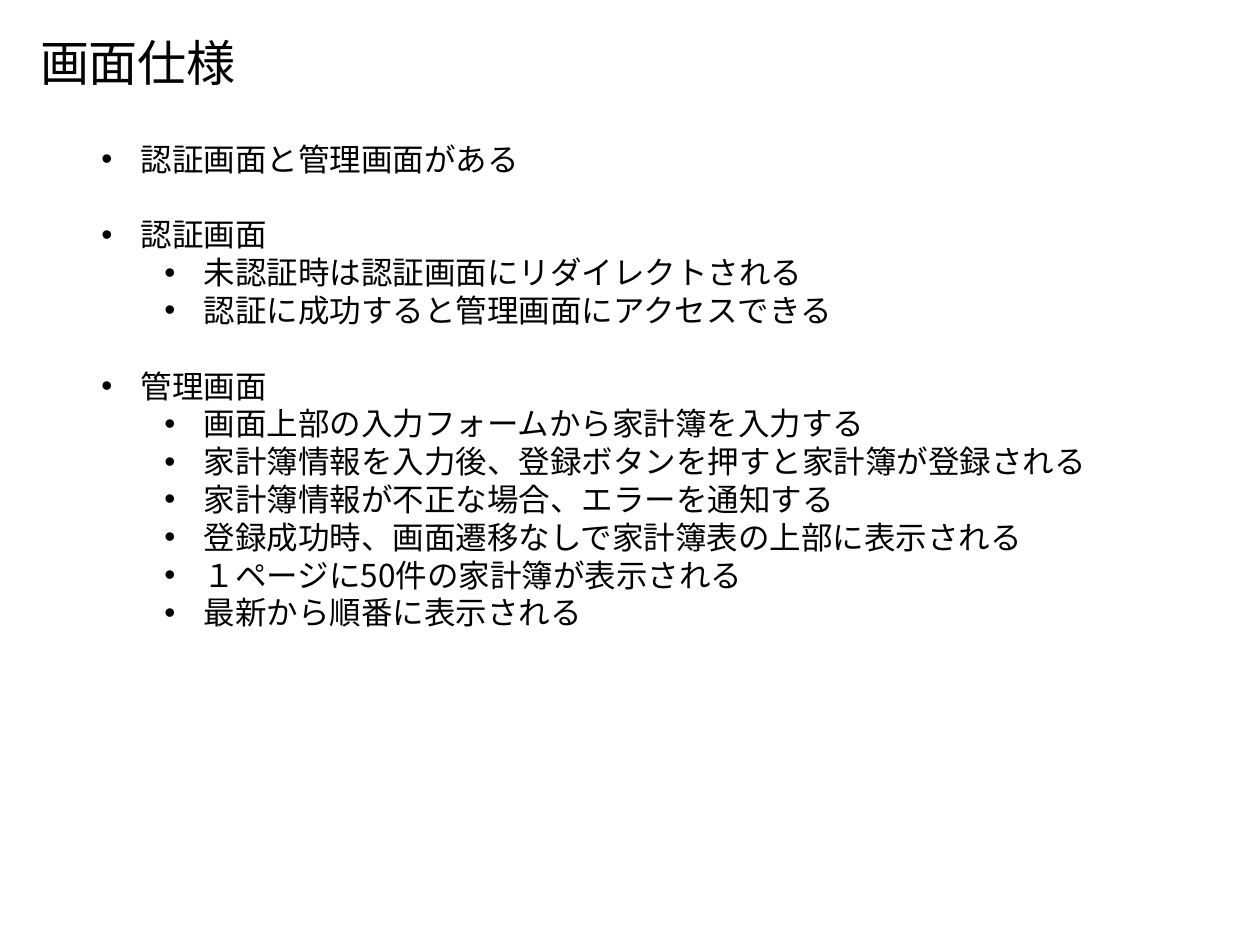
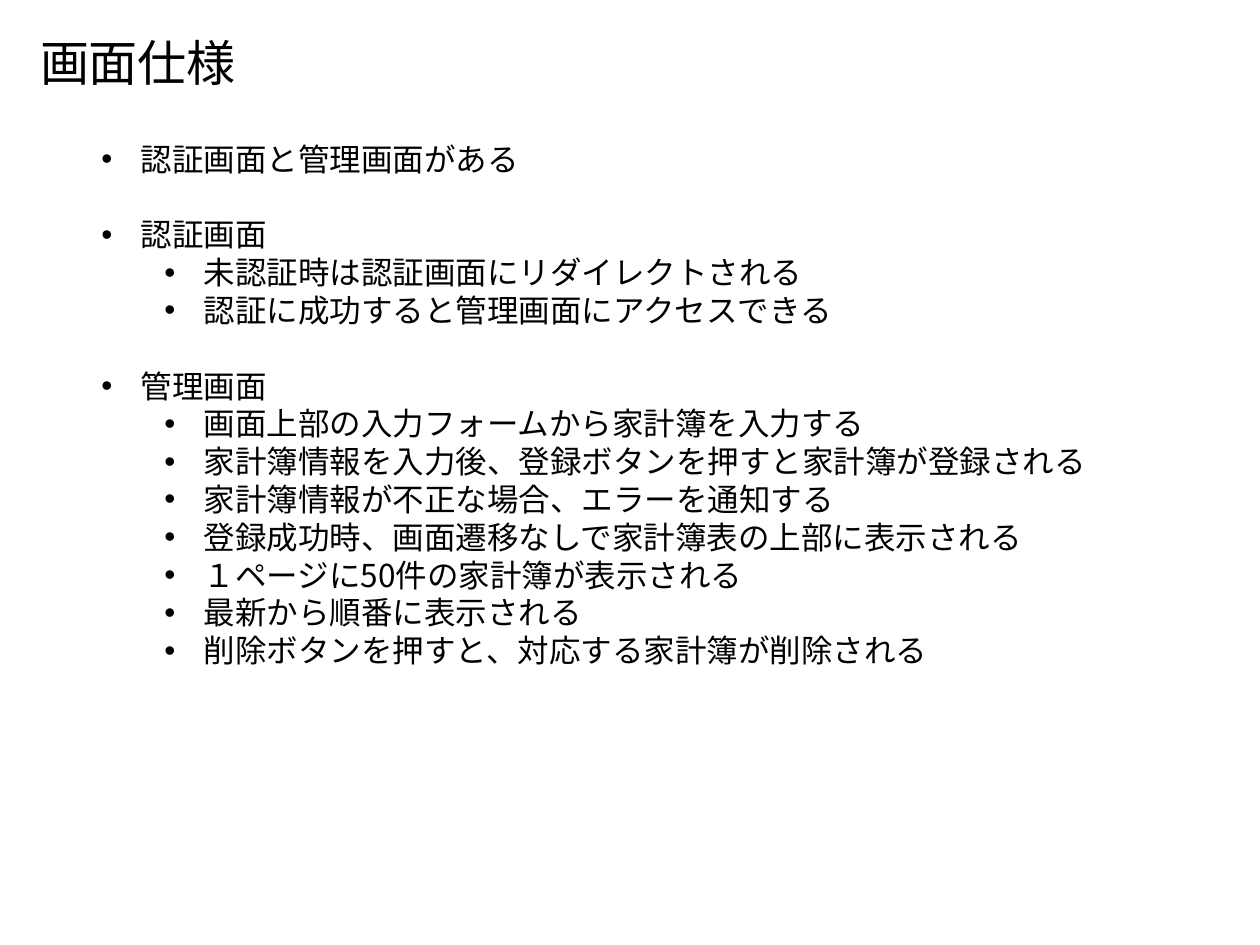
Before and after one commit to Leonis0813/chort, a slide deck: slide 2 of bin/algieba.pptx. Drawn at 1260x945 pixels with LibreOffice and Linux fonts; fonts in the diff are those of the drawing. Boxes give left, top, right and bottom in pixels: in the first picture for what was removed or moved away, otherwise in the second. Text is boxed around its words. In the diff, an @@ line names an element or a change of style, - is before the commit and + after.

```diff
--- a/bin/algieba.pptx
+++ b/bin/algieba.pptx
@@ text at [204, 635, 927, 665]: paragraph added @@
+  • 削除ボタンを押すと、対応する家計簿が削除される
```
Also in this commit, not shown: 3 other slides changed, 2 other files.
